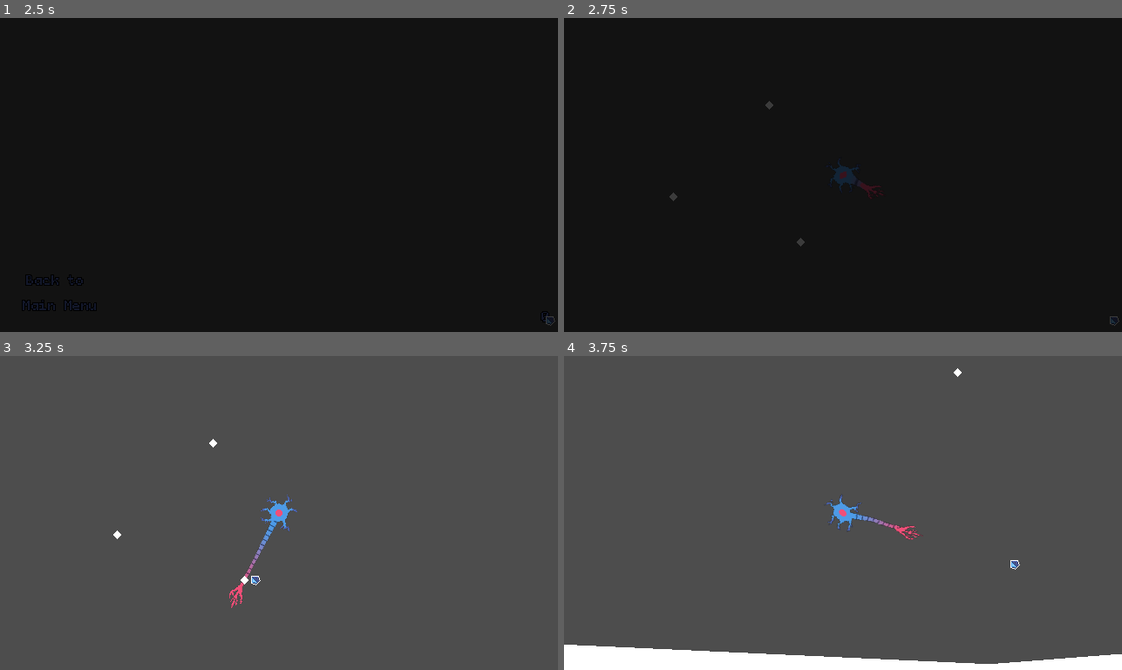
Above: before the commit, frames 1-4 (two rows, left to right).
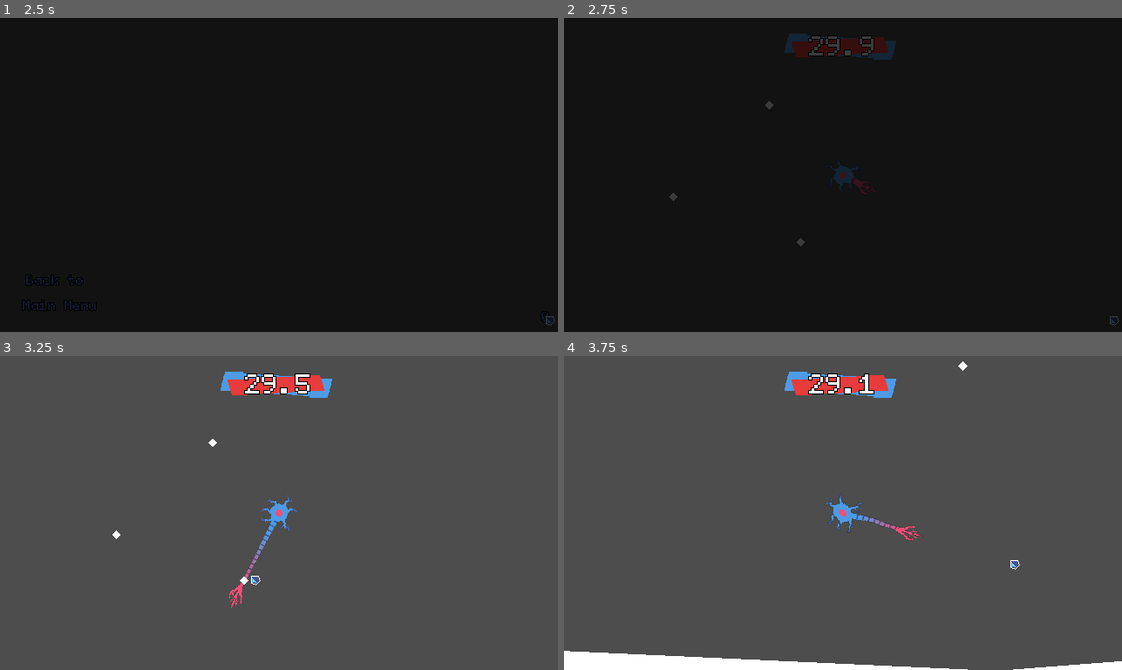
Above: after the commit, the same moments.

Repository: bnhrl/MomentumIsEverythingCountDown
Game: Godot game, scene res://Game/MainMenu/main_menu.tscn
Same seed, same stepped clock (60 frames per second), same inputs: the game is played once before the commit and once after it.
Inputs (mouse positions are in pixels of both pictures, inside the frame that each line leads up to):
- Up to frame 1 (2.5 s): move the mouse to (279, 288) at 0.52 s; hold D (right) 0.53-1.28 s; click (279, 288) at 0.6 s; move the mouse to (61, 291) at 1.27 s; hold S (down) 1.28-2.03 s; click (61, 291) at 1.35 s; tap Enter at 2 s; move the mouse to (546, 316) at 2.02 s; hold D (right) from 2.03 s (still down); click (546, 316) at 2.1 s
- Up to frame 2 (2.75 s): keep holding D (right)
- Up to frame 3 (3.25 s): move the mouse to (251, 575) at 2.77 s; release D (right) at 2.78 s; hold W (up) from 2.78 s (still down); click (251, 575) at 2.85 s
- Up to frame 4 (3.75 s): move the mouse to (1010, 560) at 3.52 s; release W (up) at 3.53 s; hold A (left) from 3.53 s (still down); click (1010, 560) at 3.6 s

Frame 1 is identical in both runs. In frame 2, 1.2% of the frame differs, in the area x 39-60%, y 5-58%; in frame 3, 1.3%; in frame 4, 3.6%, in the area x 0-100%, y 1-100%.

Commit message:
Added PolygonWall, CountdownTimer work, Player's grabber can no longer go through walls, Camera zooms in based on time scale

Diff:
--- a/Game/CountDownTimer/count_down_timer.gd
+++ b/Game/CountDownTimer/count_down_timer.gd
@@ -1,4 +1,4 @@
-class_name CountDownTimer extends Node2D
+class_name CountDownTimer extends CanvasLayer
 
 @onready var label: RichTextLabel = $Label
 @onready var beat_timer: Timer = $BeatTimer
@@ -39,7 +39,7 @@
 const BEAT_SOUNDS := [preload("uid://bw2v7g84dqasy"),preload("uid://bnciwk4cpicw7"),preload("uid://cqldb2pvo4yil")]
 func beat_sound() -> void:
 	sound_player.stream = BEAT_SOUNDS[randi_range(0,2)]
-	sound_player.pitch_scale = clampf(randf_range(0.9, 1.1) + (max_time*0.5/time), 0.9, 2.0)
+	sound_player.pitch_scale = clampf(randf_range(0.9, 1.1) + (max_time*0.5/time)-0.2, 0.9, 2.0)
 	sound_player.play()
 
 
@@ -47,7 +47,7 @@
 signal expired
 
 func _process_expiration() -> void:
-	if time <= 0.0:
+	if time <= 0.0 and !has_expired:
 		expire()
 		time = 0.0
 		label.text = "0.0"
@@ -56,14 +56,21 @@
 func expire() -> void:
 	has_expired = true
 	expired.emit()
-
+	await Delays.wait(0.25)
+	var tween := create_tween()
+	tween.parallel().tween_property(label, "position:y", 800, 1.0+randf_range(-0.2,0.2)).set_trans(Tween.TRANS_EXPO)
+	tween.parallel().tween_property(label, "rotation_degrees", randf_range(-30, 30), 1.0+randf_range(-0.2,0.2))
+	for b: Node2D in backgrounds:
+		tween.parallel().tween_property(b, "position:y", 800, 1.0+randf_range(-0.2,0.2)).set_trans(Tween.TRANS_EXPO)
+		tween.parallel().tween_property(b, "rotation_degrees", randf_range(-30, 30), 1.0+randf_range(-0.2,0.2))
 
 # Backgrounds
-@onready var backgrounds := [$WIPBackground0, $WIPBackground1]
+@onready var backgrounds := [$Background0, $Background1]
 func _process_background() -> void:
-	if time > max_time*0.5: return
+	if time > max_time*0.5 or has_expired:
+		return
 
 	for b: Node2D in backgrounds:
-		var rand_x := clampf(randf_range(-max_time*0.5/time, max_time/time), -8.0, 8.0)*0.2
-		var rand_y := clampf(randf_range(-max_time*0.5/time, max_time/time), -8.0, 8.0)*0.2
+		var rand_x := clampf(randf_range(-max_time*0.5/time, max_time/time)+0.01, -8.0, 8.0)*0.2
+		var rand_y := clampf(randf_range(-max_time*0.5/time, max_time/time)+0.01, -8.0, 8.0)*0.2
 		b.offset = Vector2(rand_x, rand_y)
--- a/Game/CountDownTimer/count_down_timer.tscn
+++ b/Game/CountDownTimer/count_down_timer.tscn
@@ -1,28 +1,19 @@
 [gd_scene format=3 uid="uid://crkrc2q1qfpns"]
 
 [ext_resource type="Script" uid="uid://cuufmsnljmbd8" path="res://Game/CountDownTimer/count_down_timer.gd" id="1_ddtig"]
+[ext_resource type="Texture2D" uid="uid://bcsrbcpelioff" path="res://Game/CountDownTimer/background_0.png" id="2_cknqb"]
+[ext_resource type="Texture2D" uid="uid://c0l5iyclmsmr3" path="res://Game/CountDownTimer/background_1.png" id="2_ngxpk"]
 
-[sub_resource type="Gradient" id="Gradient_ddtig"]
-colors = PackedColorArray(0.5568628, 0.7176471, 0.9607843, 1, 1, 0.6, 0, 1)
-
-[sub_resource type="GradientTexture1D" id="GradientTexture1D_ddtig"]
-gradient = SubResource("Gradient_ddtig")
-width = 128
-
-[node name="CountDownTimer" type="Node2D" unique_id=102296066]
+[node name="CountDownTimer" type="CanvasLayer" unique_id=468220952]
 script = ExtResource("1_ddtig")
 
-[node name="WIPBackground1" type="Polygon2D" parent="." unique_id=1894035525]
-position = Vector2(322, 28)
-rotation = 3.1415927
-scale = Vector2(1.2, -1.2)
-color = Color(0.31014192, 3.4593978e-07, 1.5642495e-07, 1)
-polygon = PackedVector2Array(-53, -17, -70, 16, 59, 24, 65, -8)
+[node name="Background1" type="Sprite2D" parent="." unique_id=1236765804]
+position = Vector2(317, 32)
+texture = ExtResource("2_ngxpk")
 
-[node name="WIPBackground0" type="Polygon2D" parent="." unique_id=1225424733]
-position = Vector2(257, 33)
-texture = SubResource("GradientTexture1D_ddtig")
-polygon = PackedVector2Array(12.219147, -21.123049, -4.7808533, 11.876951, 124.21915, 19.876951, 130.21915, -12.123049)
+[node name="Background0" type="Sprite2D" parent="." unique_id=1675795084]
+position = Vector2(317, 32)
+texture = ExtResource("2_cknqb")
 
 [node name="Label" type="RichTextLabel" parent="." unique_id=53583873]
 offset_right = 640.0
@@ -41,4 +32,12 @@
 
 [node name="SoundPlayer" type="AudioStreamPlayer" parent="." unique_id=489885819]
 
+[node name="Control" type="Control" parent="." unique_id=675753509]
+layout_mode = 3
+anchors_preset = 0
+offset_left = 265.0
+offset_top = 19.0
+offset_right = 375.0
+offset_bottom = 49.0
+
 [connection signal="timeout" from="BeatTimer" to="." method="_on_beat_timer_timeout"]
--- a/Game/Levels/_Base/level.tscn
+++ b/Game/Levels/_Base/level.tscn
@@ -2,10 +2,14 @@
 
 [ext_resource type="Script" uid="uid://nhvbyg5sl1vd" path="res://Game/Levels/_Base/level.gd" id="1_4nsif"]
 [ext_resource type="PackedScene" uid="uid://c2mrm5rc4nnir" path="res://Game/GrapplePoints/grapple_point.tscn" id="2_1kmpi"]
+[ext_resource type="PackedScene" uid="uid://b1aob121surnv" path="res://Game/PolygonWalls/polygon_wall.tscn" id="2_4nsif"]
+[ext_resource type="PackedScene" uid="uid://crkrc2q1qfpns" path="res://Game/CountDownTimer/count_down_timer.tscn" id="2_mndar"]
+
+[sub_resource type="NavigationPolygon" id="NavigationPolygon_4nsif"]
+source_geometry_mode = 1
+source_geometry_group_name = &"navigation_group"
 
 [sub_resource type="TileSet" id="TileSet_4nsif"]
-
-[sub_resource type="NavigationPolygon" id="NavigationPolygon_4nsif"]
 
 [node name="Level" type="Node2D" unique_id=1414133645]
 script = ExtResource("1_4nsif")
@@ -21,12 +25,19 @@
 [node name="PlayerSpawnPoint" type="Marker2D" parent="." unique_id=1452407390]
 position = Vector2(320, 180)
 
-[node name="TileMapLayer" type="TileMapLayer" parent="." unique_id=1951823628]
-tile_set = SubResource("TileSet_4nsif")
-
 [node name="NavigationRegion" type="NavigationRegion2D" parent="." unique_id=517625210]
 position = Vector2(-523, -340)
 navigation_polygon = SubResource("NavigationPolygon_4nsif")
+
+[node name="TileMapLayer" type="TileMapLayer" parent="." unique_id=1951823628 groups=["navigation_group"]]
+tile_set = SubResource("TileSet_4nsif")
+
+[node name="CountDownTimer" parent="." unique_id=102296066 instance=ExtResource("2_mndar")]
+
+[node name="Polygons" type="Node" parent="." unique_id=576881246 groups=["navigation_group"]]
+
+[node name="PolygonWall0" parent="Polygons" unique_id=293361938 instance=ExtResource("2_4nsif")]
+polygon = PackedVector2Array(2, 2, 2, -2, -12, -19, -1, 13)
 
 [node name="temp" type="Node" parent="." unique_id=1293760514]
 
--- a/Game/Player/player.gd
+++ b/Game/Player/player.gd
@@ -59,9 +59,10 @@
 
 	var direction := global_position.direction_to(get_global_mouse_position())
 	if grappled_object: direction = global_position.direction_to(grappled_object.global_position)
+	elif attempting_to_grapple: direction = grapple_direction
 	tail_points[1] = direction * tail_dist
 
-	var lerp_mult := 1.0
+	var lerp_mult := 0.5
 	if attempting_to_grapple: lerp_mult = 5.0
 	for i in range(tail_points.size()-2):
 		var point := tail_points[i+2]
@@ -71,7 +72,7 @@
 
 	tail.points = tail_points
 
-# Body Visuals (TEMPORARY?)
+# Body Visuals
 @onready var _body: Sprite2D = $Model/Body
 @onready var _center: Sprite2D = $Model/Center
 func _process_visuals(delta: float) -> void:
@@ -89,6 +90,7 @@
 
 
 # Grappling
+var grapple_direction: Vector2
 var attempting_to_grapple := false
 var grappled_object: Node2D
 @onready var grapple_direction_indicator: Polygon2D = $GrappleDirectionIndicator
@@ -97,8 +99,9 @@
 	if !grappled_object:
 		if attempting_to_grapple: # Attempting grapple
 			target_tail_dist = GRAPPLING_TAIL_DIST
-			for body in grabber.get_overlapping_areas():
-				pass
+			for body in grabber.get_overlapping_bodies():
+				if body is StaticBody2D:
+					attempting_to_grapple = false
 			for area in grabber.get_overlapping_areas():
 				if area is GrapplePoint:
 					hit_grapple(area)
@@ -117,6 +120,7 @@
 			grapple_direction_indicator.look_at(get_global_mouse_position())
 			grapple_direction_indicator.show()
 		elif Input.is_action_just_released("grapple") and !attempting_to_grapple: # Grapple shoot
+			grapple_direction = global_position.direction_to(get_global_mouse_position())
 			grapple_direction_indicator.hide()
 			attempting_to_grapple = true
 			await Delays.wait(0.5)
--- /dev/null
+++ b/Game/PolygonWalls/polygon_wall.gd
@@ -0,0 +1,5 @@
+extends Polygon2D
+
+
+func _ready() -> void:
+	$StaticBody/Collision.polygon = polygon
--- /dev/null
+++ b/Game/PolygonWalls/polygon_wall.tscn
@@ -0,0 +1,11 @@
+[gd_scene format=3 uid="uid://b1aob121surnv"]
+
+[ext_resource type="Script" uid="uid://cxv3c3emyk0et" path="res://Game/PolygonWalls/polygon_wall.gd" id="1_85go0"]
+
+[node name="PolygonWall0" type="Polygon2D" unique_id=293361938]
+polygon = PackedVector2Array(2, 2, 2, -2, -2, -2, -2, 2)
+script = ExtResource("1_85go0")
+
+[node name="StaticBody" type="StaticBody2D" parent="." unique_id=1621912054]
+
+[node name="Collision" type="CollisionPolygon2D" parent="StaticBody" unique_id=1280681852]
--- a/_Globals/Camera/_Camera.gd
+++ b/_Globals/Camera/_Camera.gd
@@ -5,17 +5,17 @@
 
 var target: Node2D
 
-func _process(_delta: float) -> void:
+func _process(delta: float) -> void:
 	if target:
 		global_position = target.global_position
 	else:
 		global_position = get_viewport_rect().size/2.0
-	#_process_zoom(delta)
+	_process_zoom(delta)
 
 func _process_zoom(delta: float) -> void:
-	var z := 1.0 + (GameTime.time_scale-1.0)*0.25
+	var z := 1.0 + (1.0-GameTime.time_scale)*0.1
 	var target_zoom := Vector2(z,z)
-	zoom = LerpHelper.lv2(zoom, target_zoom, 8.0, delta)
+	zoom = LerpHelper.lv2(zoom, target_zoom, 16.0, delta)
 
 func set_bounds(left_top: Vector2i, right_bottom: Vector2i) -> void:
 	limit_left = left_top.x
--- a/project.godot
+++ b/project.godot
@@ -39,11 +39,18 @@
 
 folder_colors={
 "res://Assets/": "gray",
+"res://Game/CountDownTimer/": "yellow",
+"res://Game/GrapplePoints/": "yellow",
 "res://Game/LevelSelect/": "blue",
 "res://Game/Levels/": "blue",
 "res://Game/Player/": "green",
+"res://Game/PolygonWalls/": "yellow",
 "res://_Globals/": "gray"
 }
+
+[global_group]
+
+navigation_group=""
 
 [gui]
 
Binary file added: Game/CountDownTimer/background_0.png
Not shown, added: Game/CountDownTimer/background_0.png.import
Binary file added: Game/CountDownTimer/background_1.png
Not shown, added: Game/CountDownTimer/background_1.png.import
Not shown, added: Game/PolygonWalls/polygon_wall.gd.uid
